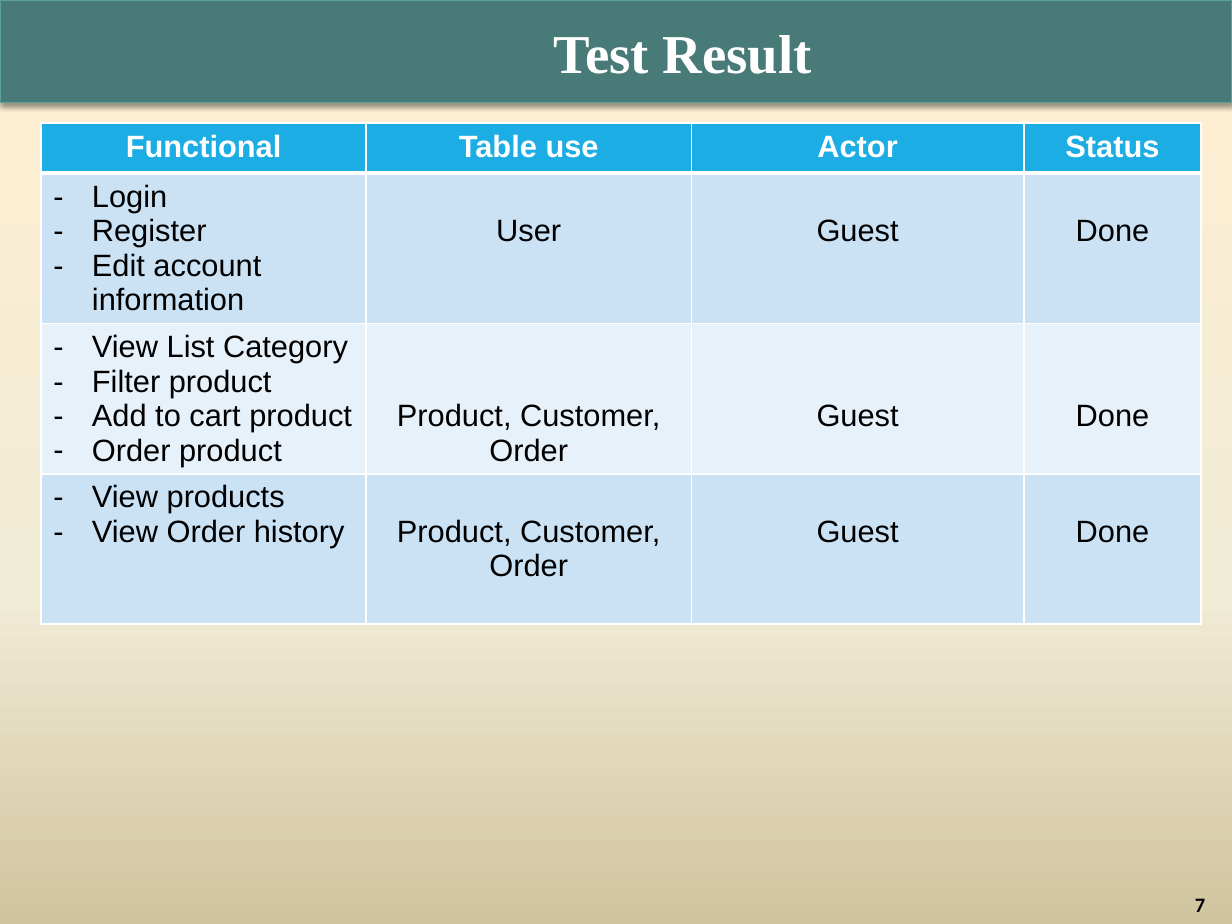
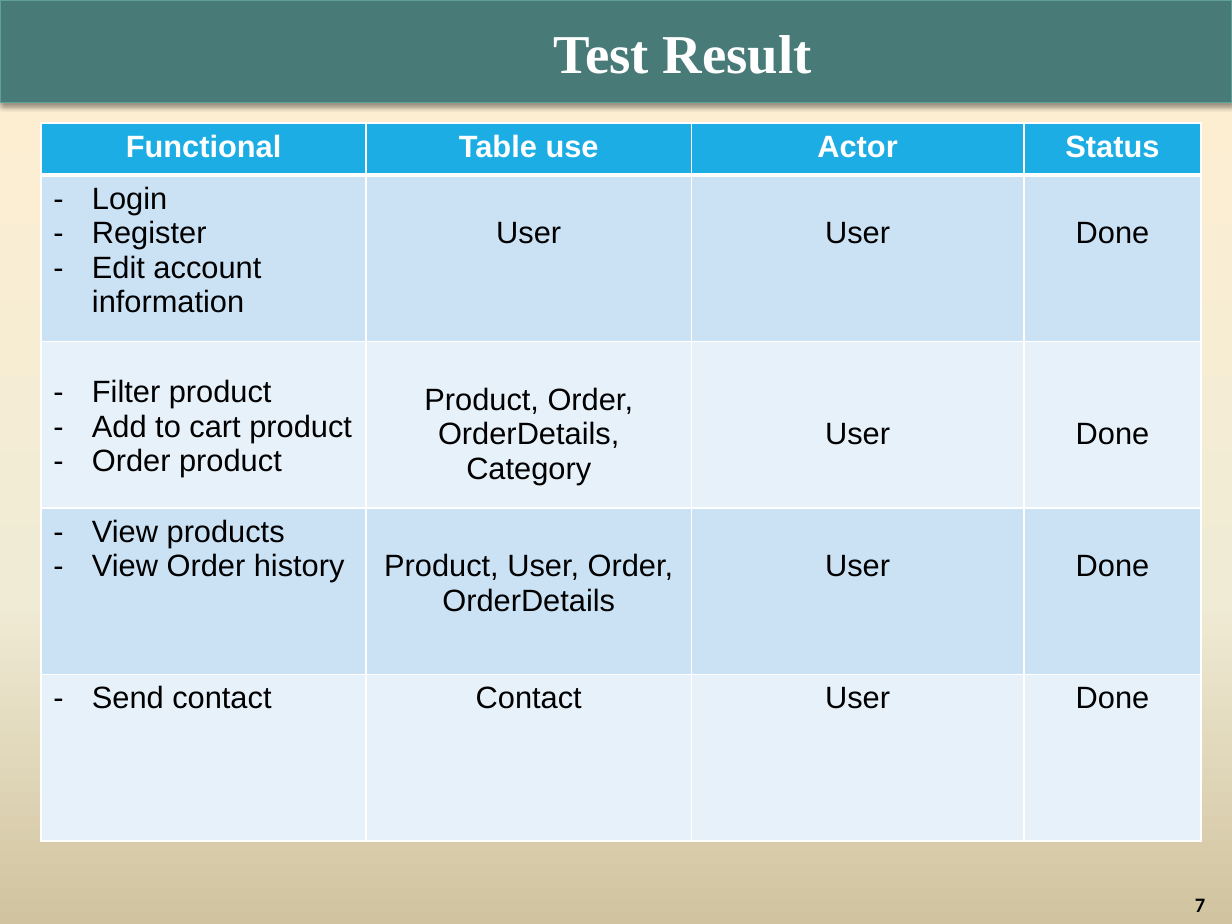
Before and after one commit to nguyendihnam/Group4, a slide deck: slide 7 of Documentations/03. Presentation/The Coffee & Cake_Group4.pptx. Drawn at 1232x924 pixels with LibreOffice and Linux fonts; fonts in the diff are those of the drawing; background and template pictures are left out. Boxes give left, top, right and bottom in pixels: in the first picture for what was removed or moved away, otherwise in the second. Text is boxed around its words. In the diff, an @@ line names an element or a change of style, - is before the commit and + after.

Commit message:
update powerpoint

```diff
--- a/Documentations/03. Presentation/The Coffee & Cake_Group4.pptx
+++ b/Documentations/03. Presentation/The Coffee & Cake_Group4.pptx
@@ table at (41,123,1201,841) @@
-row 2: Login / Register / Edit account information | User | Guest | Done
-row 3: View List Category / Filter product / Add to cart product / Order product | Product, Customer, Order | Guest | Done
-row 4: View products / View Order history | Product, Customer, Order | Guest | Done
+row 2: Login / Register / Edit account information | User | User | Done
+row 3: Filter product / Add to cart product / Order product | Product, Order, OrderDetails, Category | User | Done
+row 4: View products / View Order history | Product, User, Order, OrderDetails | User | Done
+row 5: Send contact | Contact | User | Done
```
Also in this commit, not shown: 3 other slides changed.
